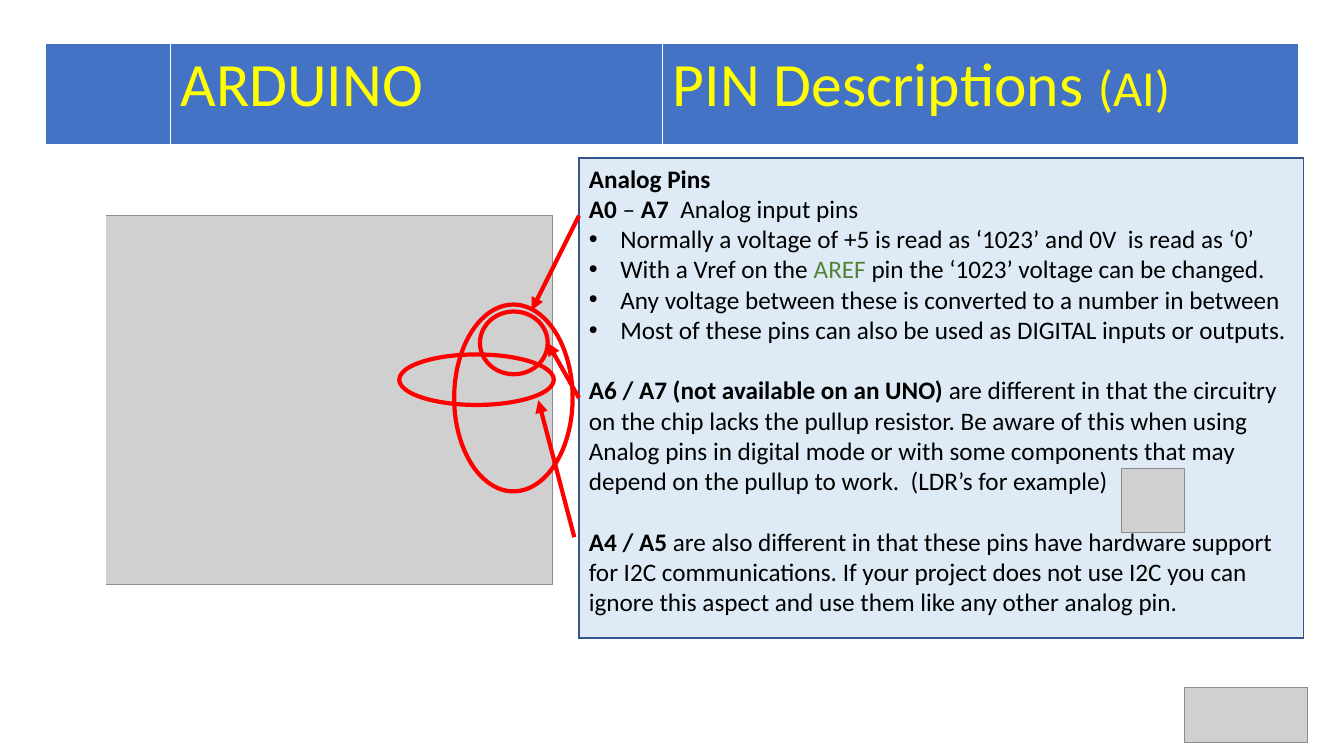
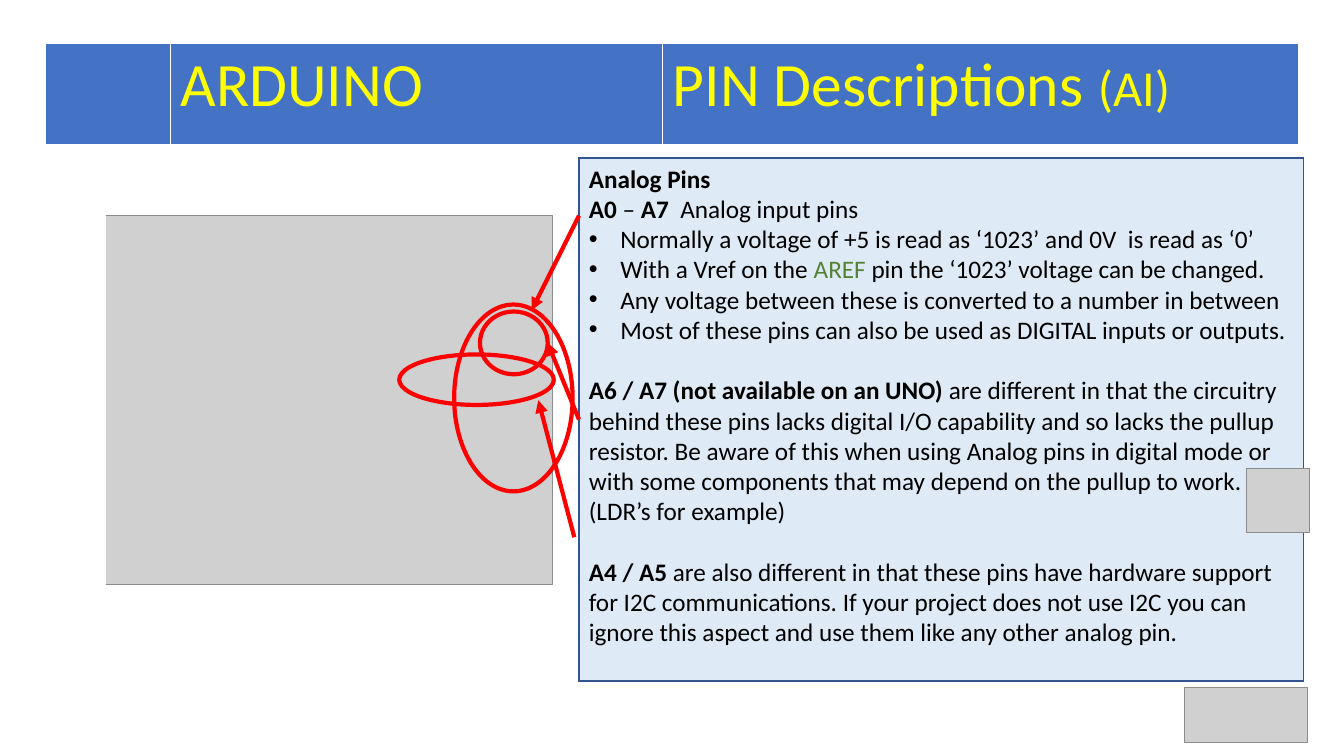
Before and after one commit to Alan-Lomax/MERG-SIG-Presentations, a slide deck: slide 9 of Arduino IO Compendium.pptx. Drawn at 1344x756 pixels with LibreOffice and Linux fonts; fonts in the diff are those of the drawing; grey boxes stand for pictures. Boxes give left, top, right and bottom in pixels: in the first picture for what was removed or moved away, otherwise in the second. Text is boxed around its words. In the diff, an @@ line names an element or a change of style, - is before the commit and + after.

```diff
--- a/Arduino IO Compendium.pptx
+++ b/Arduino IO Compendium.pptx
@@ rectangle "Analog Pins": place and size @@
-rectangle "Analog Pins" at bbox=[579, 158, 1304, 638]
+rectangle "Analog Pins" at bbox=[579, 158, 1304, 682]
@@ arrow moved from (579, 398) - (547, 343) to (579, 419) - (547, 343) @@
@@ text in rectangle at bbox=[589, 380, 1276, 524]: text changed @@
-A6 / A7 (not available on an UNO) are different in that the circuitry on the chip lacks the pullup resistor. Be aware of this when using Analog pins in digital mode or with some components that may depend on the pullup to work. (LDR’s for example)
+A6 / A7 (not available on an UNO) are different in that the circuitry behind these pins lacks digital I/O capability and so lacks the pullup resistor. Be aware of this when using Analog pins in digital mode or with some components that may depend on the pullup to work. (LDR’s for example)
@@ picture: place and size @@
-picture at bbox=[1122, 469, 1186, 532]
+picture at bbox=[1247, 469, 1311, 532]
```
Also in this commit, not shown: 4 other slides changed, 2 slides added, 4 other files.
